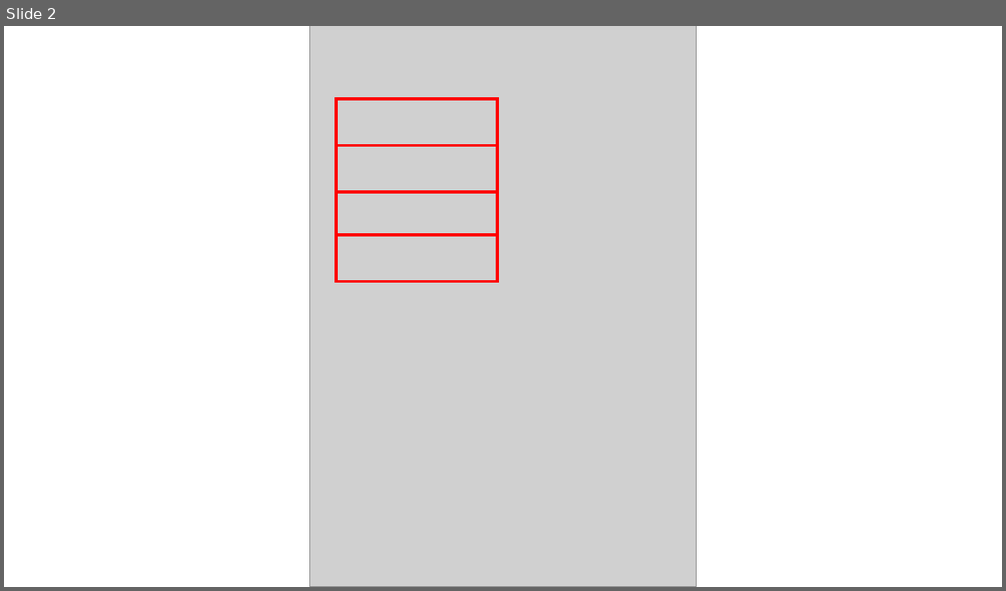
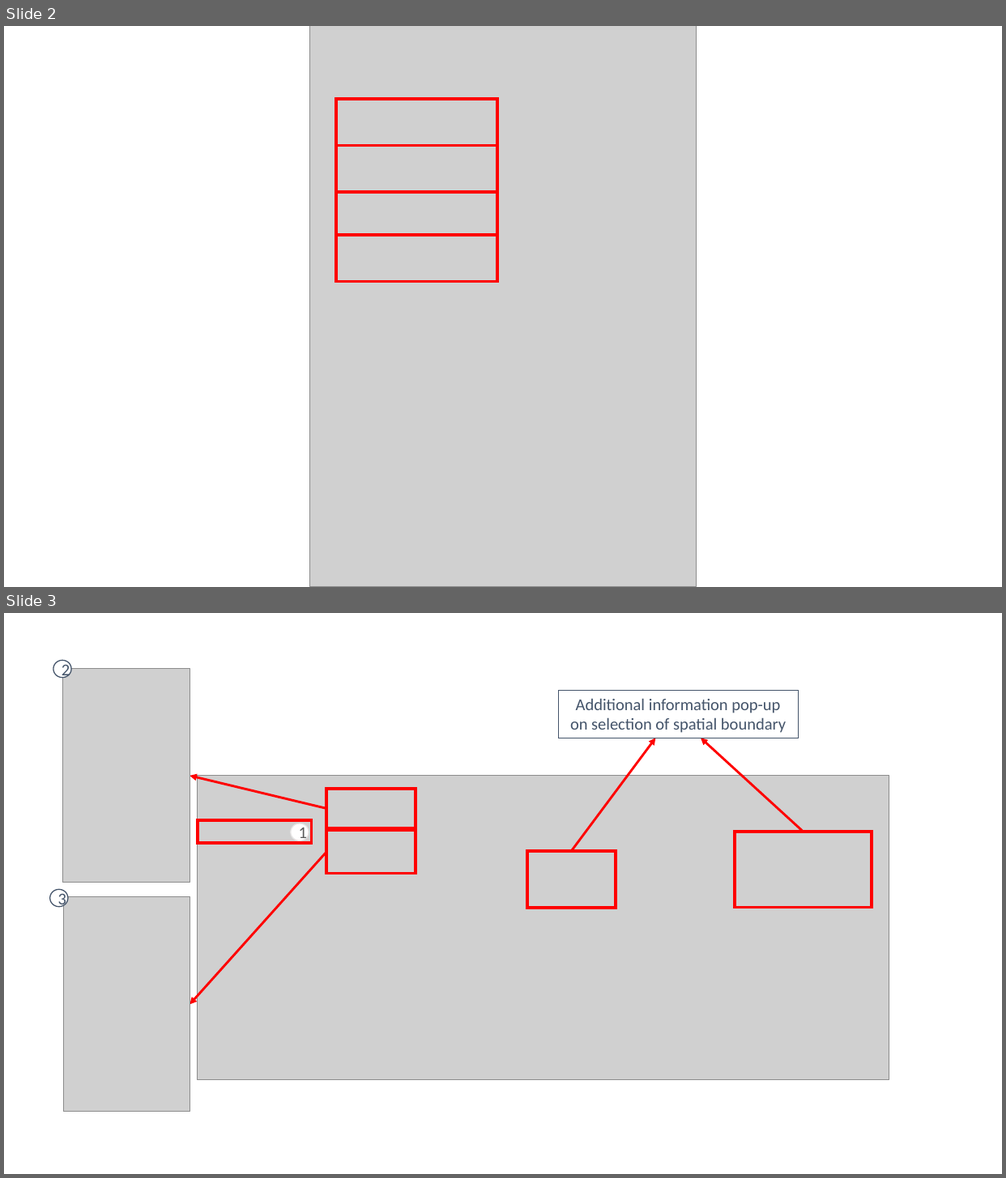
Before and after one commit to jasonteysh/VA-Project, a slide deck: UserGuide/images/imagecreator.pptx. Shown one above the other, each under a label of ours: slide 2 before the commit, slides 2 and 3 after it. The pictures are 1006x591 and 1006x1178 pixels, drawn with LibreOffice and Linux fonts; fonts in the diff are those of the drawing; grey boxes stand for pictures. Boxes give left, top, right and bottom in pixels: in the first picture for what was removed or moved away, otherwise in the second. Text is boxed around its words. In the diff, an @@ line names an element or a change of style, - is before the commit and + after.

```diff
--- a/UserGuide/images/imagecreator.pptx
+++ b/UserGuide/images/imagecreator.pptx
@@ slide 3 added at [4, 613, 1002, 1174], background #FFFFFF @@
@@ group added at [49, 660, 889, 1112]: 6 rectangles, 4 arrows, 3 pictures, 3 ellipses @@
+Additional information pop-up on selection of spatial boundary
+1
+2
+3
```
Also in this commit, not shown: 1 other slide added, 6 other files.
